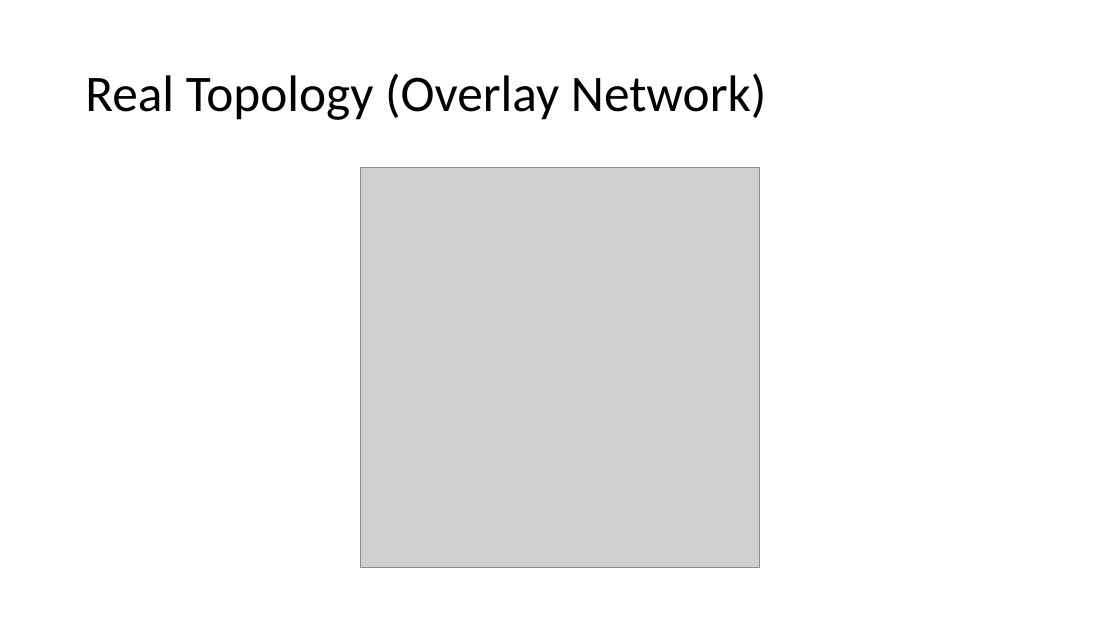
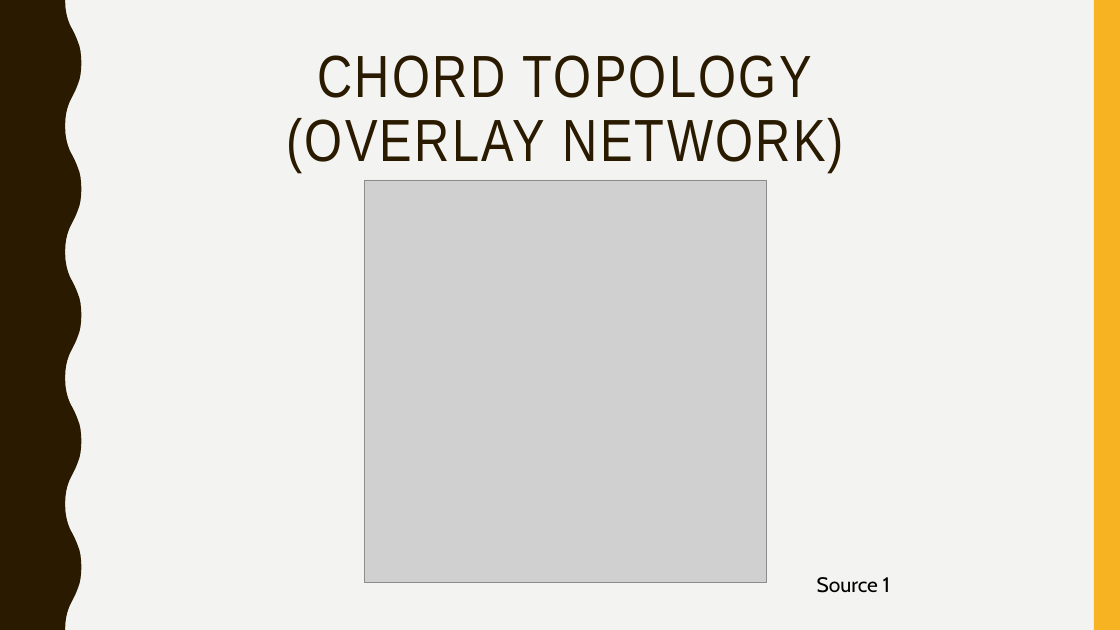
Before and after one commit to QuantamHD/routing-simulation-2, a slide deck: slide 3 of Chord Presentation.pptx. Drawn at 1120x630 pixels with LibreOffice and Linux fonts; fonts in the diff are those of the drawing; grey boxes stand for pictures. Boxes give left, top, right and bottom in pixels: in the first picture for what was removed or moved away, otherwise in the second. Text is boxed around its words. In the diff, an @@ line names an element or a change of style, - is before the commit and + after.

```diff
--- a/Chord Presentation.pptx
+++ b/Chord Presentation.pptx
@@ background #FFFFFF to #F3F3F2 @@
@@ freeform shape added at box(0, 0, 82, 630), fill #2A1A00 @@
@@ rectangle added at box(1094, 0, 1120, 630), fill #F8B323 @@
@@ title "CHORD TOPOLOGY (OVERLAY NETWORK)" at box(286, 55, 844, 172): vertical alignment middle to top @@
@@ title at box(286, 55, 844, 172): text changed; size 44 to 51 pt; font Calibri to Arial Narrow; text colour #000000 to #2A1A00 @@
-Real Topology (Overlay Network)
+CHORD TOPOLOGY (OVERLAY NETWORK)
@@ picture: place and size @@
-picture at box(360, 168, 760, 568)
+picture at box(365, 180, 767, 582)
@@ text added at box(817, 577, 890, 593), 18 pt, text #000000 @@
+Source 1
```
Also in this commit, not shown: 7 other slides changed, 4 slides added, 2 slides removed.
